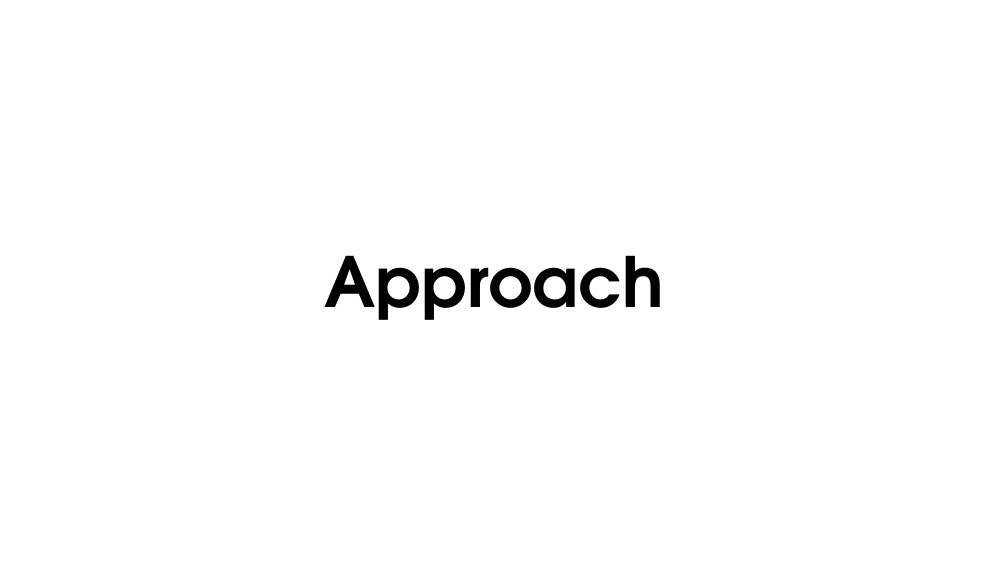
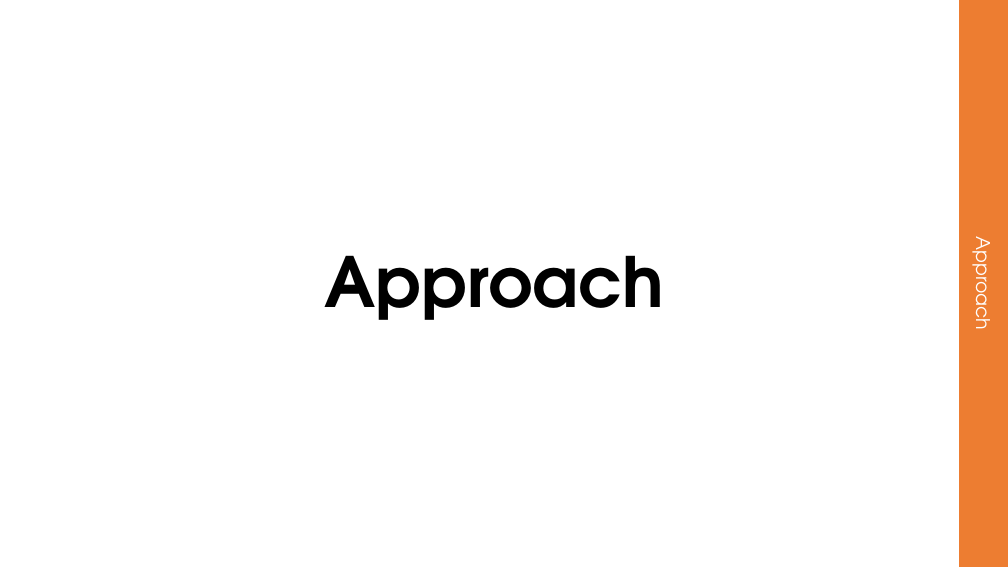
Before and after one commit to Embineer/Embineer, a slide deck: slide 5 of Hoffenheim/Autonomous traffic system presentation.pptx. Drawn at 1008x567 pixels with LibreOffice and Linux fonts; fonts in the diff are those of the drawing. Boxes give left, top, right and bottom in pixels: in the first picture for what was removed or moved away, otherwise in the second. Text is boxed around its words. In the diff, an @@ line names an element or a change of style, - is before the commit and + after.

```diff
--- a/Hoffenheim/Autonomous traffic system presentation.pptx
+++ b/Hoffenheim/Autonomous traffic system presentation.pptx
@@ rectangle added at (959, 0, 1008, 567), fill #ED7D31, 18 pt, text #FFFFFF @@
+Approach
```
Also in this commit, not shown: 11 other slides changed, 2 slides added, 1 other file.
